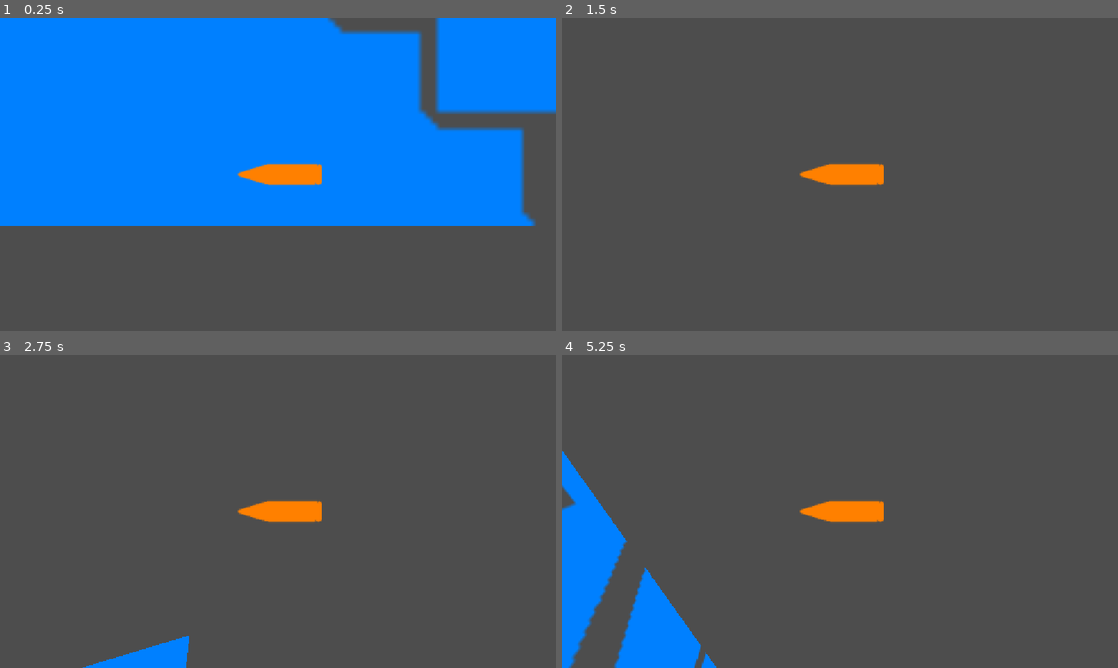
Above: before the commit, frames 1-4 (two rows, left to right).
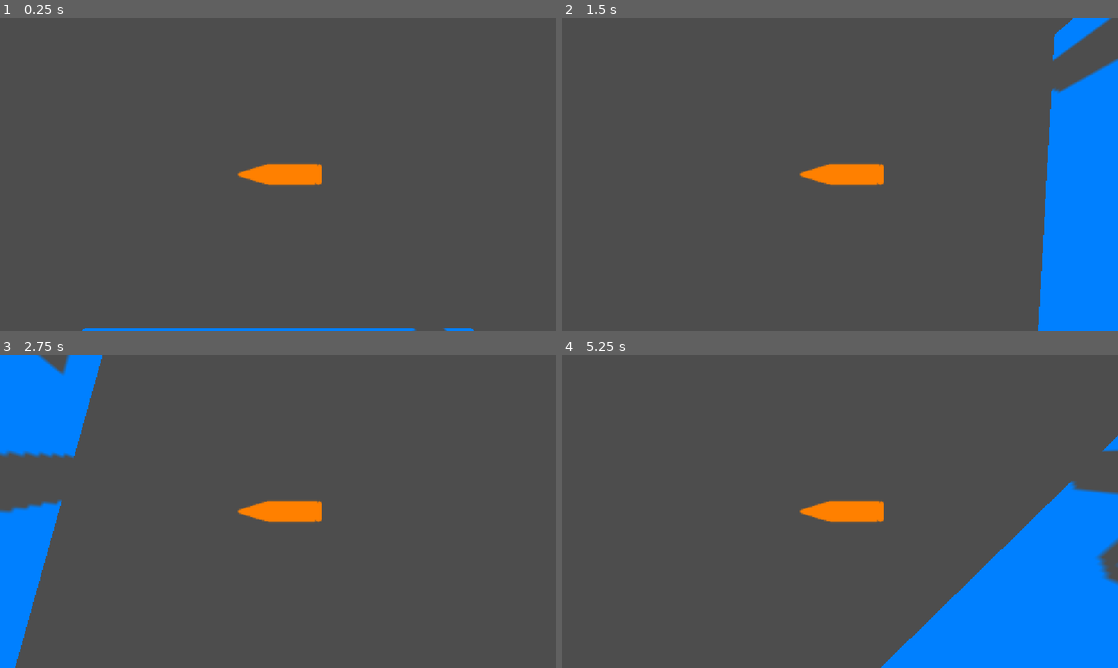
Above: after the commit, the same moments.

Repository: cyan-teal/flying-bullet-3d
Game: Godot game, scene res://scenes/game.tscn
Same seed, same stepped clock (60 frames per second), same inputs: the game is played once before the commit and once after it.
Inputs:
- Up to frame 1 (0.25 s): no input
- Up to frame 2 (1.5 s): tap Enter at 0.5 s; hold Right (turn_right) 0.53-1.28 s; hold Down (turn_down) from 1.28 s (still down)
- Up to frame 3 (2.75 s): release Down (turn_down) at 2.03 s; hold Right (turn_right) from 2.03 s (still down)
- Up to frame 4 (5.25 s): release Right (turn_right) at 2.78 s; hold Up (turn_up) 2.78-3.53 s; hold A (turn_left) 3.53-5.03 s; hold Down (turn_down) from 5.03 s (still down)

The runs differ from the first frame. In frame 1, 62% of the frame differs, in the area x 0-100%, y 0-100%; in frame 2, 11%; in frame 3, 9.6%; in frame 4, 22%.

Commit message:
Re add floor as obstacle instance

Diff:
--- a/flying-bullet-3d/scenes/world.tscn
+++ b/flying-bullet-3d/scenes/world.tscn
@@ -12,3 +12,6 @@
 
 [node name="Obstacle" parent="." unique_id=1347821876 instance=ExtResource("2_rwgxs")]
 transform = Transform3D(10, 0, 0, 0, 10, 0, 0, 0, 10, 0, 5, 3)
+
+[node name="Floor" parent="." unique_id=594788612 instance=ExtResource("2_rwgxs")]
+transform = Transform3D(50, 0, 0, 0, -2.1855694e-06, 50, 0, -50, -2.1855694e-06, 0, -7, 0)
